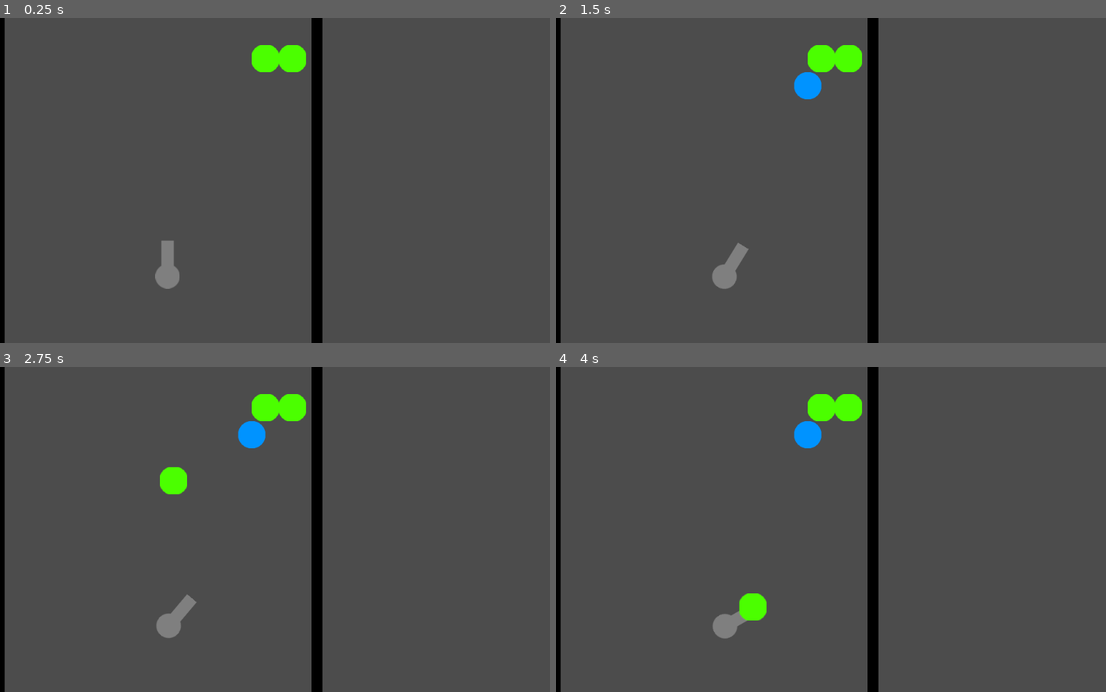
Above: before the commit, frames 1-4 (two rows, left to right).
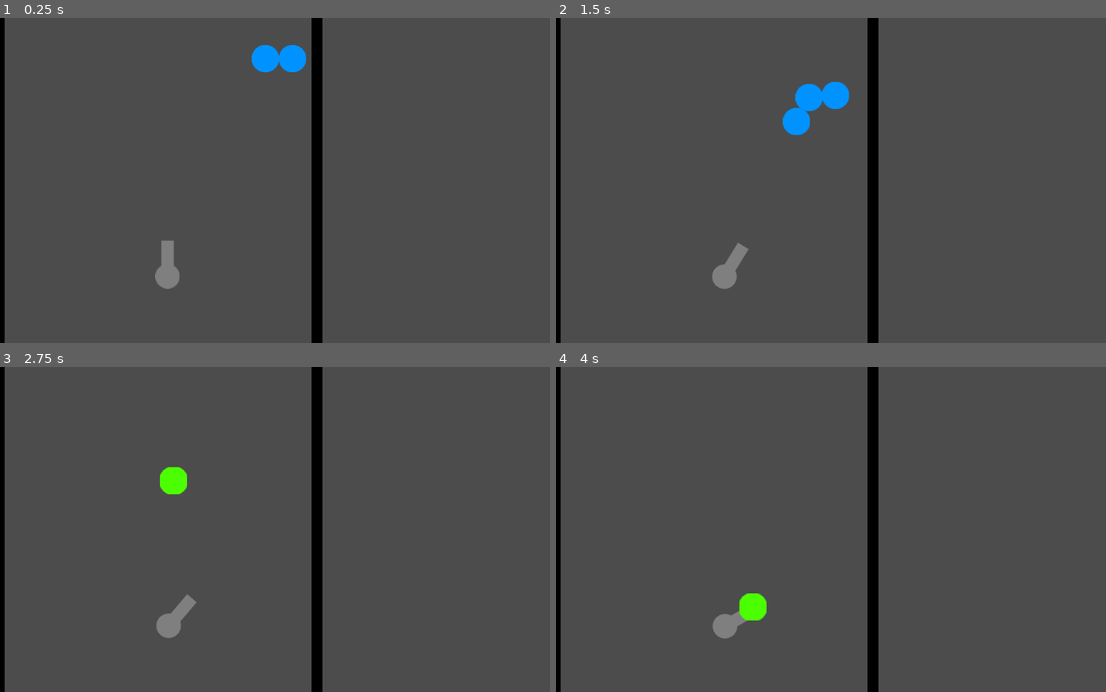
Above: after the commit, the same moments.

Repository: Demoli/Bobble
Game: Godot game, scene res://scenes/Level.tscn
The game is run twice, just before and just after one commit, with the same random seed, the same clock (stepped at 60 frames per second) and the same inputs.
Inputs (mouse positions are in pixels of both pictures, inside the frame that each line leads up to):
- Up to frame 1 (0.25 s): no input
- Up to frame 2 (1.5 s): tap Enter at 0.5 s; move the mouse to (952, 164) at 0.52 s; hold D (rotate_right) 0.53-1.28 s; hold Space (fire) 0.53-1.28 s; click (952, 164) at 0.67 s; move the mouse to (715, 196) at 1.27 s; hold A (rotate_left) from 1.28 s (still down); tap Space (fire) at 1.35 s
- Up to frame 3 (2.75 s): move the mouse to (330, 458) at 2.02 s; release A (rotate_left) at 2.03 s; hold D (rotate_right) from 2.03 s (still down); hold Space (fire) from 2.03 s (still down)
- Up to frame 4 (4 s): move the mouse to (798, 594) at 2.77 s; release Space (fire) at 2.78 s; tap Space (fire) at 2.85 s; click (798, 594) at 2.92 s; move the mouse to (996, 578) at 3.52 s; release D (rotate_right) at 3.53 s; hold A (rotate_left) from 3.53 s (still down); hold Space (fire) from 3.53 s (still down)

The runs differ from the first frame. In frame 1, 0.7% of the frame differs, in the area x 45-56%, y 8-17%; in frame 2, 1.8%, in the area x 41-56%, y 8-37%; in frame 3, 1.1%; in frame 4, 1.1%.

Commit message:
Spawn falling bubbles on death

Diff:
--- /dev/null
+++ b/autoload/game_state.gd
@@ -0,0 +1,4 @@
+extends Node
+
+func _ready():
+	randomize()
--- a/project.godot
+++ b/project.godot
@@ -36,6 +36,10 @@
 run/main_scene="res://scenes/Level.tscn"
 config/icon="res://icon.png"
 
+[autoload]
+
+game_state="*res://autoload/game_state.gd"
+
 [input]
 
 rotate_left={
--- a/scenes/Bubble.gd
+++ b/scenes/Bubble.gd
@@ -47,7 +47,7 @@
 	velocity = Vector2(0, -speed).rotated(rotation)
 
 func _physics_process(delta):
-	if not velocity or not is_active_bubble:
+	if not velocity: #or not is_active_bubble:
 		return
 
 	var collision = move_and_collide(velocity * delta)
@@ -66,3 +66,17 @@
 		grid.set_cellv(tile_pos,bubble_tileset.find_tile_by_name(color))
 
 		grid.calculate_collision_deaths(tile_pos)
+
+func spwan_and_die(position, new_color):
+	global_position = position
+	set_collision_layer_bit(0, false)
+	set_collision_mask_bit(0, false)
+
+	var wobble = randi() % 100
+	var local_speed = speed - randi() % 150
+	velocity = Vector2(wobble, local_speed)
+	color = new_color
+
+	pass
+
+#	.add_child(self)
--- a/scenes/BubbleGrid.tscn
+++ b/scenes/BubbleGrid.tscn
@@ -8,5 +8,5 @@
 cell_size = Vector2( 50, 50 )
 cell_half_offset = 0
 format = 1
-tile_data = PoolIntArray( 65545, 1, 0, 65546, 1, 0 )
+tile_data = PoolIntArray( 65545, 0, 0, 65546, 0, 0 )
 script = ExtResource( 2 )
--- a/scenes/BubbleTilemap.gd
+++ b/scenes/BubbleTilemap.gd
@@ -5,6 +5,8 @@
 var grid : Array
 var connectable_points = []
 onready var level_width = world_to_map(get_node("/root/Level/RightWall").position).x
+
+onready var bubble = load("res://scenes/Bubble.tscn")
 
 func _ready():
 	pass
@@ -100,6 +102,7 @@
 
 	for point in group_to_clear:
 		set_cellv(point, -1)
+		kill_bubble(point)
 
 func _input(event):
 	if event is InputEventMouseButton:
@@ -151,3 +154,8 @@
 		for col in range(col_length):
 			if grid[row][col] == 1:
 				mark_neighbors(row, col)
+
+func kill_bubble(point: Vector2):
+	var new_bubble = bubble.instance()
+	get_node("/root/Level").add_child(new_bubble)
+	new_bubble.spwan_and_die(map_to_world(point), 'blue')
--- /dev/null
+++ b/scenes/game.gd
@@ -0,0 +1,13 @@
+extends Node
+
+# Declare member variables here. Examples:
+# var a = 2
+# var b = "text"
+
+# Called when the node enters the scene tree for the first time.
+func _ready():
+	pass # Replace with function body.
+
+# Called every frame. 'delta' is the elapsed time since the previous frame.
+#func _process(delta):
+#	pass
